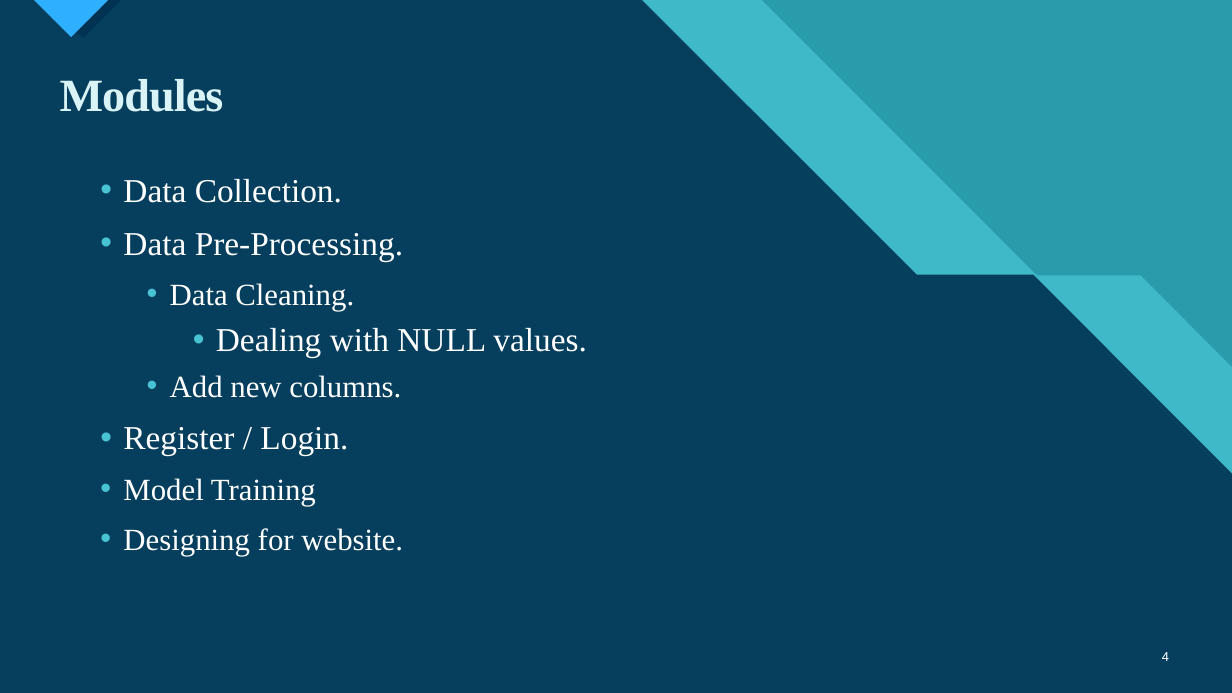
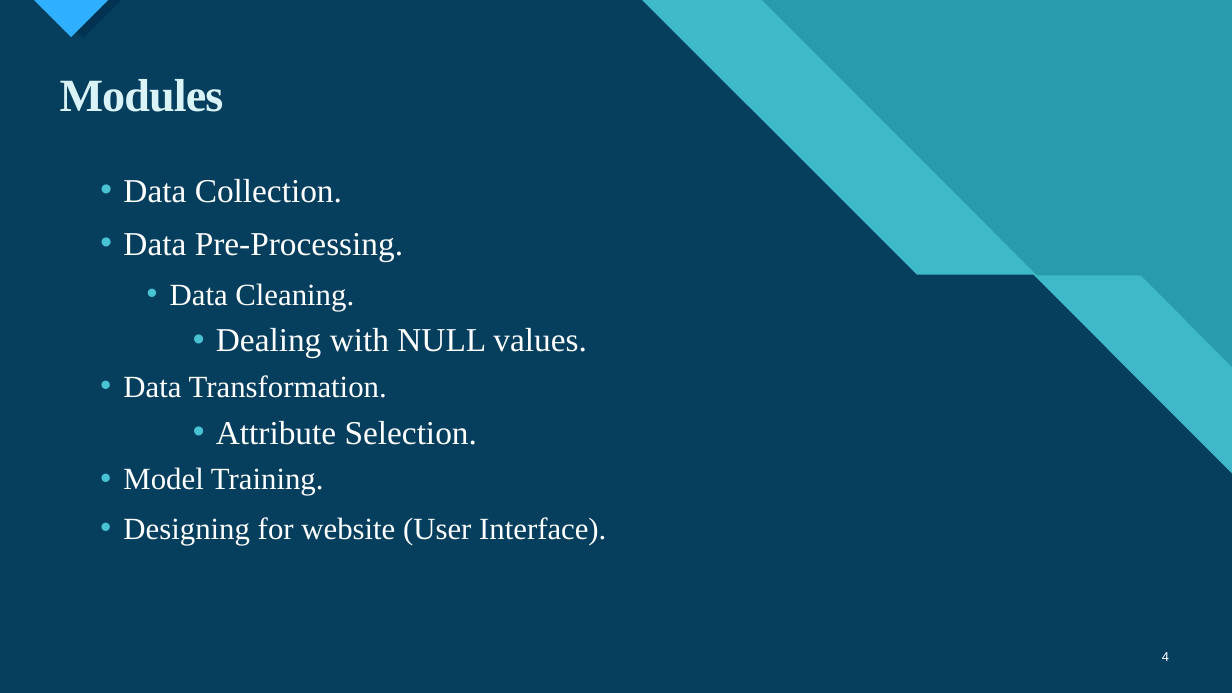
Before and after one commit to kalpgohil7/Group_no_13, a slide deck: slide 4 of House Price Prediction.pptx. Drawn at 1232x693 pixels with LibreOffice and Linux fonts; fonts in the diff are those of the drawing. Boxes give left, top, right and bottom in pixels: in the first picture for what was removed or moved away, otherwise in the second. Text is boxed around its words. In the diff, an @@ line names an element or a change of style, - is before the commit and + after.

Commit message:
Done

```diff
--- a/House Price Prediction.pptx
+++ b/House Price Prediction.pptx
@@ text at (123, 375, 606, 545): text changed @@
-    • Add new columns.
-  • Register / Login.
-  • Model Training
-  • Designing for website.
+  • Data Transformation.
+      • Attribute Selection.
+  • Model Training.
+  • Designing for website (User Interface).
```
Also in this commit, not shown: 4 other slides changed.
